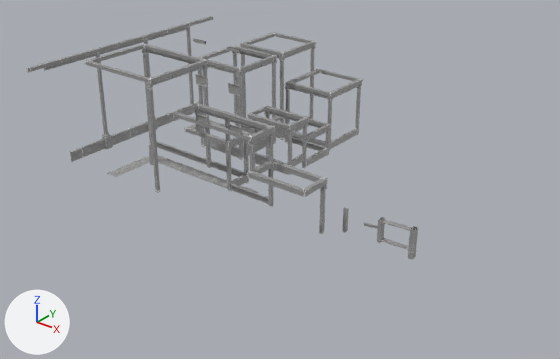
The FBX model Steel Heel Jam/Assets/Art/Meshes/Powerhouse/SM_ConcreteAccents_01.fbx as it was, and as the next commit left it.
Camera for both pictures: a camera (50 mm lens) standing at (128.0, -214.0, 132.0) and looking at (-20.0, -28.0, 17.0). Arrows for +X, +Y and +Z are at lower left; the lights stay in place.

Names of what the first picture shows: 'SM_ConcreteAccents_01'.
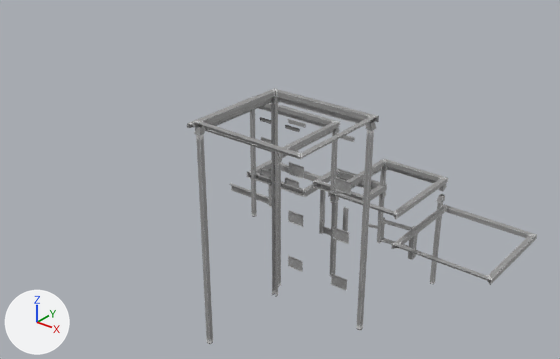
What differs and where, as boxes [x1, y1, x2, y2] in the pictures (560 x 359 px; the box of a moved part takes in the faces that stretch with it):
'SM_ConcreteAccents_01', reshaped (11% narrower)
    before: [26, 16, 418, 260]
    after: [187, 88, 537, 344]
part 1 of me_cube_004, moved or reshaped
    before: [250, 145, 255, 172]
    after: [250, 110, 257, 217]
part 2 of me_cube_004, moved or reshaped
    before: [249, 140, 256, 146]
    after: [278, 156, 282, 163]
part 3 of me_cube_004, moved or reshaped
    before: [202, 64, 209, 69]
    after: [333, 127, 340, 133]
part 4 of me_cube_004, moved or reshaped
    before: [230, 119, 263, 131]
    after: [258, 106, 327, 127]
part 5 of me_cube_004, moved or reshaped
    before: [153, 66, 203, 85]
    after: [282, 129, 334, 158]
part 6 of me_cube_004, moved or reshaped (not visible afterwards)
    before: [228, 83, 240, 96]
part 7 of me_cube_004, moved or reshaped
    before: [228, 124, 242, 135]
    after: [284, 177, 299, 189]
part 8 of me_cube_004, moved or reshaped
    before: [195, 74, 207, 87]
    after: [261, 137, 271, 144]
part 9 of me_cube_004, moved or reshaped
    before: [196, 114, 210, 124]
    after: [260, 169, 272, 178]
part 10 of me_cube_004, moved or reshaped
    before: [210, 160, 244, 177]
    after: [323, 226, 331, 236]
part 11 of me_cube_004, moved or reshaped
    before: [226, 150, 232, 191]
    after: [378, 196, 385, 222]
part 12 of me_cube_004, moved or reshaped
    before: [320, 185, 327, 190]
    after: [382, 165, 388, 171]
part 13 of me_cube_004, moved or reshaped
    before: [147, 88, 160, 193]
    after: [330, 201, 338, 276]
part 14 of me_cube_004, deleted
    before: [26, 16, 363, 197]
part 15 of me_cube_004, built on
    before: [268, 136, 273, 162]
    after: [187, 88, 537, 344]

What changed in the scene script:
```text
Change me_cube_004:
    used by ob_sm_concreteaccents_01; location = (0.0, 0.0, 0.0)
    remove me_cube_004.from_pydata(...)  # 1709 vertices, 915 faces; spans x -119.6..29.4, y -55.7..57.2, z -0.4..64.6
    add me_cube_004.from_pydata(...)  # 833 vertices, 458 faces; spans x -41.0..69.5, y -99.4..-20.8, z 1.8..68.1
    me_cube_004 part 1: the loose piece of 8 vertices spanning x -22.8..-21.6, y -40.4..-39.3, z 22.6..33.8 is scaled about its middle by (-1, -1, -3.46), then moved by (1.1, -0.9, -0.5)
    me_cube_004 part 2: the loose piece of 8 vertices spanning x -22.9..-21.2, y -40.8..-39.0, z 33.7..35.5 is moved by (32.6, -27.5, 13.0)
    me_cube_004 part 3: the loose piece of 8 vertices spanning x -61.3..-59.6, y -21.7..-19.7, z 46.7..48.5 is moved by (70.9, -19.9, 0.0)
    me_cube_004 part 4: the loose piece of 6 vertices spanning x -40.8..-22.6, y -30.3..-29.9, z 34.1..35.5 is scaled about its middle by (1.69, 0.995, 1), then moved by (26.5, -10.3, 12.9)
    me_cube_004 part 5: the loose piece of 6 vertices spanning x -60.8..-60.4, y -46.7..-20.8, z 47.0..48.4 is moved by (70.9, -19.9, 0.0)
    me_cube_004 part 6: the loose piece of 8 vertices spanning x -30.6..-25.7, y -41.5..-41.2, z 49.7..52.9 is moved by (22.8, 0.6, -15.2)
    me_cube_004 part 7: the loose piece of 8 vertices spanning x -31.0..-25.3, y -41.5..-41.0, z 36.7..39.0 is moved by (22.8, 0.6, -12.5)
    me_cube_004 part 8: the loose piece of 8 vertices spanning x -44.9..-40.0, y -41.5..-41.2, z 49.7..52.9 is moved by (27.1, 0.6, -15.2)
    me_cube_004 part 9: the loose piece of 8 vertices spanning x -45.3..-39.6, y -41.5..-41.0, z 36.7..39.0 is moved by (27.1, 0.6, -12.5)
    me_cube_004 part 10: the loose piece of 6 vertices spanning x -60.0..-42.0, y -21.6..-20.5, z 7.8..10.6 is scaled about its middle by (0.296, 0.662, 0.863), then moved by (52.9, -9.3, -3.5)
    me_cube_004 part 11: the loose piece of 8 vertices spanning x -42.1..-40.9, y -30.9..-29.7, z 7.4..23.4 is scaled about its middle by (0.983, 1.02, 0.535), then moved by (62.9, -0.2, 5.7)
    me_cube_004 part 12: the loose piece of 8 vertices spanning x -1.5..0.4, y -31.0..-29.4, z 20.8..22.6 is scaled about its middle by (-1, -1.07, 1), then moved by (22.0, -0.1, 13.3)
    me_cube_004 part 13: the loose piece of 8 vertices spanning x -61.0..-59.8, y -48.0..-46.8, z 7.5..46.9 is scaled about its middle by (-1, -1, -0.624), then moved by (82.0, -8.6, -5.3)
    me_cube_004 part 14: 171 loose pieces with 1369 vertices, spanning x -119.6..-21.2, y -55.7..57.2, z -0.4..64.6, are deleted
    me_cube_004 part 15: 8 vertices removed from x -22.8..-21.6, y -31.0..-29.9, z 22.6..33.8; 501 vertices added at x -22.1..69.5, y -99.4..-29.2, z 1.8..68.1
```
